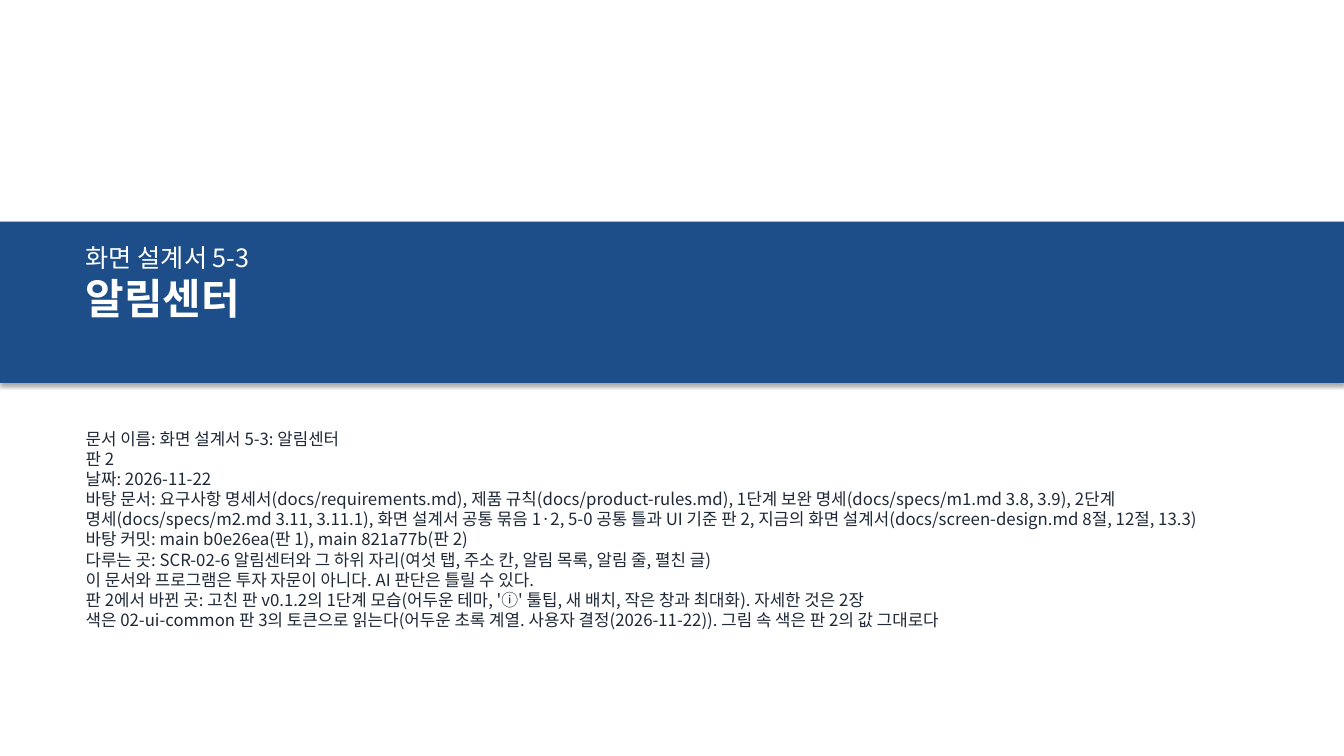
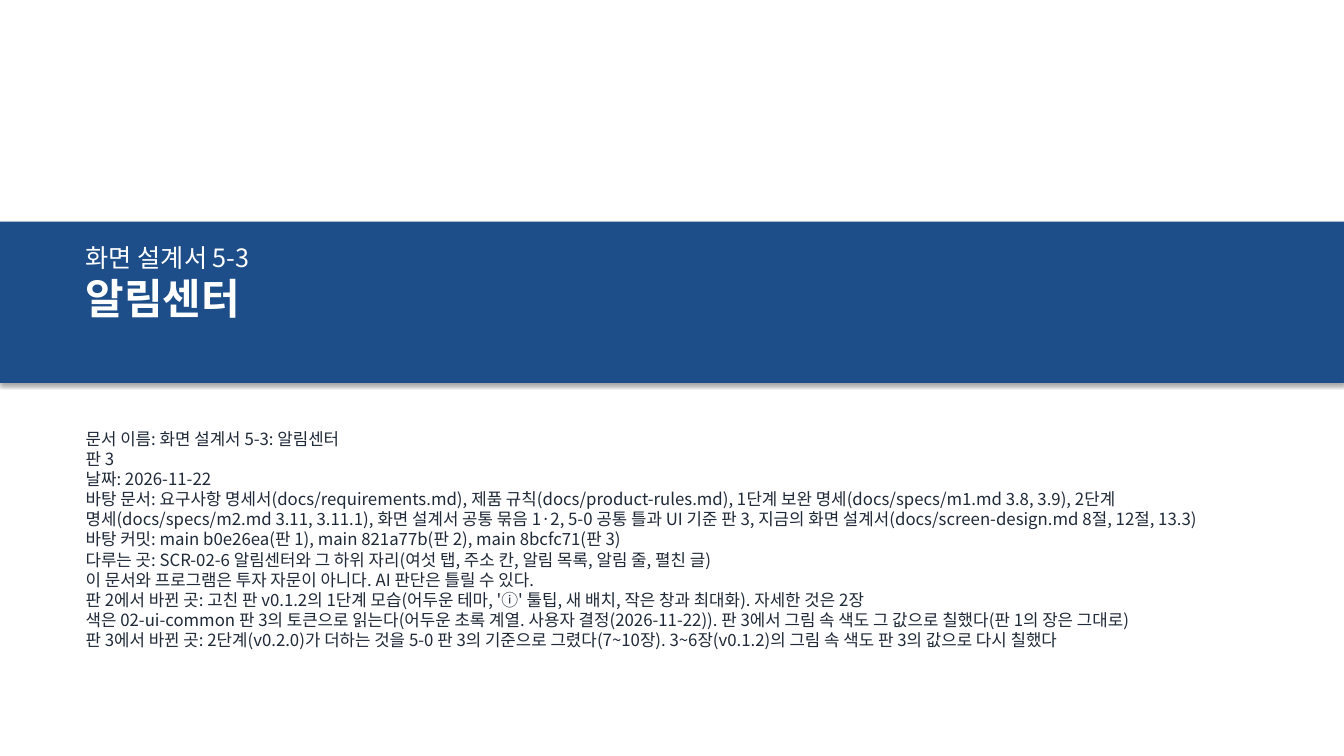
Before and after one commit to khy920723/coin-report-trader, a slide deck: slide 1 of docs/screen-design/12-alerts.pptx. Drawn at 1344x756 pixels with LibreOffice and Linux fonts; fonts in the diff are those of the drawing. Boxes give left, top, right and bottom in pixels: in the first picture for what was removed or moved away, otherwise in the second. Text is boxed around its words. In the diff, an @@ line names an element or a change of style, - is before the commit and + after.

```diff
--- a/docs/screen-design/12-alerts.pptx
+++ b/docs/screen-design/12-alerts.pptx
@@ text at bbox=[86, 451, 114, 466]: text changed @@
-판 2
+판 3
@@ text at bbox=[86, 491, 1196, 548]: text changed @@
-바탕 문서: 요구사항 명세서(docs/requirements.md), 제품 규칙(docs/product-rules.md), 1단계 보완 명세(docs/specs/m1.md 3.8, 3.9), 2단계 명세(docs/specs/m2.md 3.11, 3.11.1), 화면 설계서 공통 묶음 1·2, 5-0 공통 틀과 UI 기준 판 2, 지금의 화면 설계서(docs/screen-design.md 8절, 12절, 13.3)
-바탕 커밋: main b0e26ea(판 1), main 821a77b(판 2)
+바탕 문서: 요구사항 명세서(docs/requirements.md), 제품 규칙(docs/product-rules.md), 1단계 보완 명세(docs/specs/m1.md 3.8, 3.9), 2단계 명세(docs/specs/m2.md 3.11, 3.11.1), 화면 설계서 공통 묶음 1·2, 5-0 공통 틀과 UI 기준 판 3, 지금의 화면 설계서(docs/screen-design.md 8절, 12절, 13.3)
+바탕 커밋: main b0e26ea(판 1), main 821a77b(판 2), main 8bcfc71(판 3)
@@ text at bbox=[86, 612, 1129, 649]: text changed @@
-색은 02-ui-common 판 3의 토큰으로 읽는다(어두운 초록 계열. 사용자 결정(2026-11-22)). 그림 속 색은 판 2의 값 그대로다
+색은 02-ui-common 판 3의 토큰으로 읽는다(어두운 초록 계열. 사용자 결정(2026-11-22)). 판 3에서 그림 속 색도 그 값으로 칠했다(판 1의 장은 그대로)
+판 3에서 바뀐 곳: 2단계(v0.2.0)가 더하는 것을 5-0 판 3의 기준으로 그렸다(7~10장). 3~6장(v0.1.2)의 그림 속 색도 판 3의 값으로 다시 칠했다
```
Also in this commit, not shown: 16 other slides changed, 4 slides added, 8 other files.
